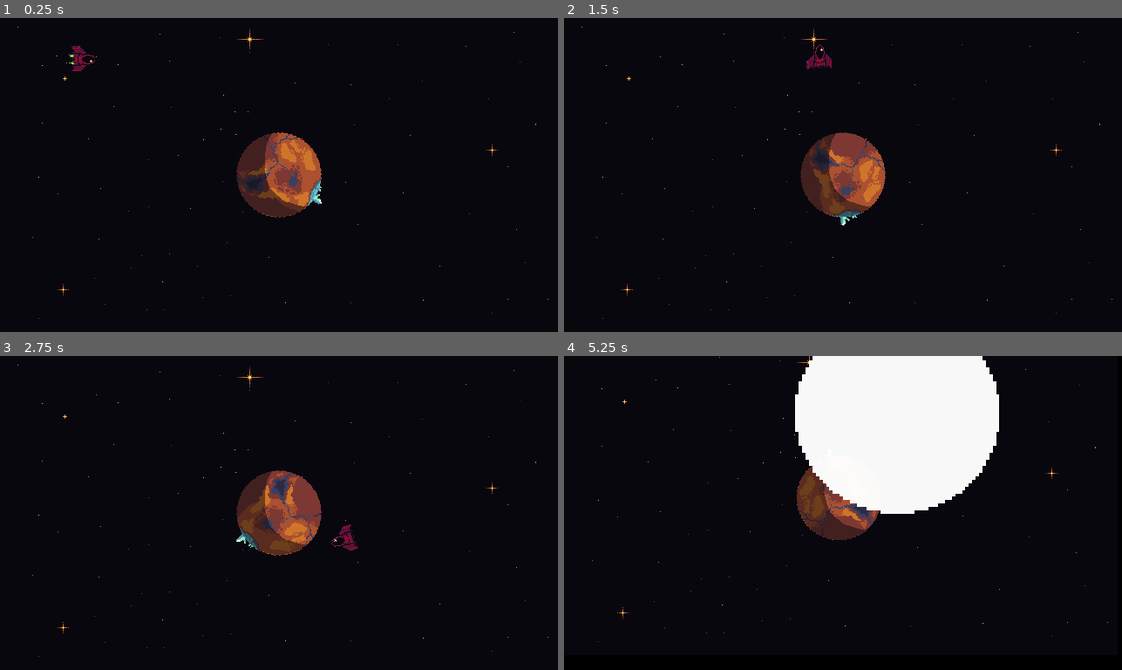
Above: before the commit, frames 1-4 (two rows, left to right).
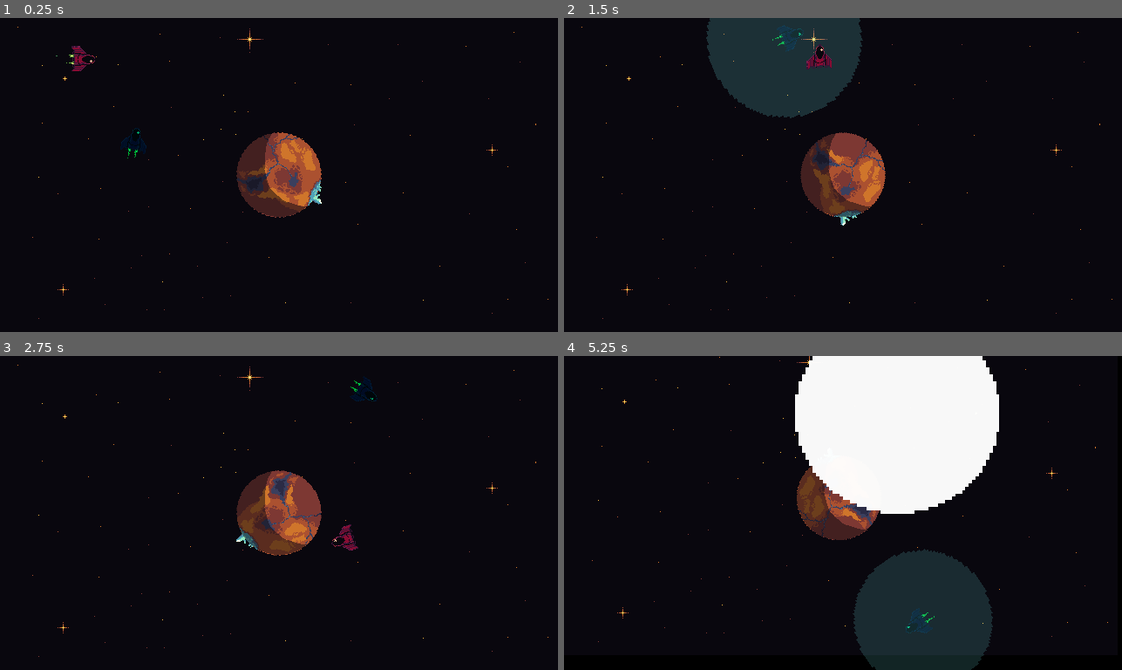
Above: after the commit, the same moments.

Repository: jhysek/brno-game-jam-2026
Game: Godot game, scene res://scenes/planet.tscn
The game is run twice, just before and just after one commit, with the same random seed, the same clock (stepped at 60 frames per second) and the same inputs.
Inputs (mouse positions are in pixels of both pictures, inside the frame that each line leads up to):
- Up to frame 1 (0.25 s): no input
- Up to frame 2 (1.5 s): tap Enter (ui_accept) at 0.5, 0.77 s; move the mouse to (965, 159) at 0.52 s; hold Right (ui_right) 0.53-1.28 s; click (965, 159) at 0.67 s; move the mouse to (731, 190) at 1.27 s; hold Down (ui_down) from 1.28 s (still down)
- Up to frame 3 (2.75 s): tap Enter (ui_accept) at 1.52 s; move the mouse to (334, 443) at 2.02 s; release Down (ui_down) at 2.03 s; hold Right (ui_right) from 2.03 s (still down)
- Up to frame 4 (5.25 s): move the mouse to (815, 575) at 2.77 s; release Right (ui_right) at 2.78 s; hold Up (ui_up) 2.78-3.53 s; click (815, 575) at 2.92 s; tap Enter (ui_accept) at 3.02, 3.77, 4.52 s; move the mouse to (1010, 560) at 3.52 s; hold Left (ui_left) 3.53-5.03 s; move the mouse to (675, 465) at 4.27 s; move the mouse to (870, 513) at 5.02 s; hold Down (ui_down) from 5.03 s (still down); click (870, 513) at 5.17 s

The runs differ from the first frame. In frame 1, less than 0.1% of the frame differs, in the area x 21-27%, y 35-45%; in frame 2, 7.0%; in frame 3, less than 0.1%; in frame 4, 7.9%, in the area x 51-77%, y 61-100%.

Commit message:
WIP: enemy

Diff:
--- a/components/bullet/bullet.gd
+++ b/components/bullet/bullet.gd
@@ -45,5 +45,6 @@
 
 
 func _on_area_entered(area: Area2D) -> void:
-	print("AREA HIT")
-	queue_free()
+	if area.is_in_group("killable"):
+		print("AREA HIT")
+		queue_free()
--- /dev/null
+++ b/components/enemy/enemy.gd
@@ -0,0 +1,10 @@
+extends Area2D
+
+@onready var radar_animation = $Radar/AnimationPlayer
+
+func _on_radar_body_entered(body: Node2D) -> void:
+	if body.is_in_group("EnemyTarget"):
+		print("DETECTED")
+
+func _on_timer_timeout() -> void:
+	radar_animation.play("pulse")
--- /dev/null
+++ b/components/enemy/enemy.tscn
@@ -0,0 +1,127 @@
+[gd_scene format=3 uid="uid://dbsgyxgwq734e"]
+
+[ext_resource type="Script" uid="uid://bte6hvbfhj58a" path="res://components/enemy/enemy.gd" id="1_mdji8"]
+[ext_resource type="Texture2D" uid="uid://bt5k7yyc4c6n6" path="res://components/ship/ship.png" id="1_q6usr"]
+[ext_resource type="Texture2D" uid="uid://cc3ijd4mw6xhq" path="res://components/explosion/explosion.png" id="2_8ajy2"]
+
+[sub_resource type="CircleShape2D" id="CircleShape2D_8ajy2"]
+radius = 34.0147
+
+[sub_resource type="CircleShape2D" id="CircleShape2D_mdji8"]
+radius = 8.246211
+
+[sub_resource type="Animation" id="Animation_8ajy2"]
+length = 0.001
+tracks/0/type = "value"
+tracks/0/imported = false
+tracks/0/enabled = true
+tracks/0/path = NodePath("Visual:modulate")
+tracks/0/interp = 1
+tracks/0/loop_wrap = true
+tracks/0/keys = {
+"times": PackedFloat32Array(0),
+"transitions": PackedFloat32Array(1),
+"update": 0,
+"values": [Color(1, 1, 1, 0)]
+}
+tracks/1/type = "value"
+tracks/1/imported = false
+tracks/1/enabled = true
+tracks/1/path = NodePath("Visual:scale")
+tracks/1/interp = 1
+tracks/1/loop_wrap = true
+tracks/1/keys = {
+"times": PackedFloat32Array(0),
+"transitions": PackedFloat32Array(1),
+"update": 0,
+"values": [Vector2(0.1, 0.1)]
+}
+tracks/2/type = "value"
+tracks/2/imported = false
+tracks/2/enabled = true
+tracks/2/path = NodePath("CollisionShape2D:shape:radius")
+tracks/2/interp = 1
+tracks/2/loop_wrap = true
+tracks/2/keys = {
+"times": PackedFloat32Array(0),
+"transitions": PackedFloat32Array(1),
+"update": 0,
+"values": [8.246211]
+}
+
+[sub_resource type="Animation" id="Animation_xlq87"]
+resource_name = "pulse"
+tracks/0/type = "value"
+tracks/0/imported = false
+tracks/0/enabled = true
+tracks/0/path = NodePath("Visual:modulate")
+tracks/0/interp = 1
+tracks/0/loop_wrap = true
+tracks/0/keys = {
+"times": PackedFloat32Array(0, 0.5, 0.81),
+"transitions": PackedFloat32Array(0.30778608, 0.5358868, 1),
+"update": 0,
+"values": [Color(1, 1, 1, 0), Color(1, 1, 1, 1), Color(1, 1, 1, 0)]
+}
+tracks/1/type = "value"
+tracks/1/imported = false
+tracks/1/enabled = true
+tracks/1/path = NodePath("Visual:scale")
+tracks/1/interp = 1
+tracks/1/loop_wrap = true
+tracks/1/keys = {
+"times": PackedFloat32Array(0, 0.5),
+"transitions": PackedFloat32Array(0.28717458, 1),
+"update": 0,
+"values": [Vector2(0.1, 0.1), Vector2(3, 3)]
+}
+tracks/2/type = "value"
+tracks/2/imported = false
+tracks/2/enabled = true
+tracks/2/path = NodePath("CollisionShape2D:shape:radius")
+tracks/2/interp = 1
+tracks/2/loop_wrap = true
+tracks/2/keys = {
+"times": PackedFloat32Array(0, 0.51, 0.8),
+"transitions": PackedFloat32Array(0.24999996, 1, 1),
+"update": 0,
+"values": [8.246211, 89.08984, 24.28]
+}
+
+[sub_resource type="AnimationLibrary" id="AnimationLibrary_5eic1"]
+_data = {
+&"RESET": SubResource("Animation_8ajy2"),
+&"pulse": SubResource("Animation_xlq87")
+}
+
+[node name="Enemy" type="Area2D" unique_id=366986229 groups=["killable"]]
+script = ExtResource("1_mdji8")
+
+[node name="CollisionShape2D" type="CollisionShape2D" parent="." unique_id=1115781890]
+shape = SubResource("CircleShape2D_8ajy2")
+
+[node name="Visual" type="Sprite2D" parent="." unique_id=451976233]
+modulate = Color(5.77569e-06, 0.9069339, 0.7024293, 1)
+texture = ExtResource("1_q6usr")
+region_enabled = true
+region_rect = Rect2(0, 0, 29, 45)
+
+[node name="Radar" type="Area2D" parent="." unique_id=828328672]
+
+[node name="CollisionShape2D" type="CollisionShape2D" parent="Radar" unique_id=1764751877]
+shape = SubResource("CircleShape2D_mdji8")
+
+[node name="Visual" type="Sprite2D" parent="Radar" unique_id=96102484]
+modulate = Color(1, 1, 1, 0)
+self_modulate = Color(0.48235294, 1, 1, 0.16470589)
+scale = Vector2(0.1, 0.1)
+texture = ExtResource("2_8ajy2")
+
+[node name="AnimationPlayer" type="AnimationPlayer" parent="Radar" unique_id=825926420]
+libraries/ = SubResource("AnimationLibrary_5eic1")
+
+[node name="Timer" type="Timer" parent="." unique_id=193321599]
+autostart = true
+
+[connection signal="body_entered" from="Radar" to="." method="_on_radar_body_entered"]
+[connection signal="timeout" from="Timer" to="." method="_on_timer_timeout"]
--- a/components/planet/planet.gd
+++ b/components/planet/planet.gd
@@ -2,6 +2,7 @@
 
 @export var MASS = 20_000
 @export var ROTATION = 0.25 * PI
+@export var entangled: Node2D = null
 
 @onready var planet = $Visual/Planet
 
@@ -25,5 +26,8 @@
 		resource.rotate(randf() * 2 * PI)
 
 
+
 func _process(delta):
 	planet.rotation += delta * ROTATION
+	if entangled:
+		entangled.rotation += delta * ROTATION
--- a/project.godot
+++ b/project.godot
@@ -33,6 +33,7 @@
 
 Planet=""
 killable=""
+EnemyTarget=""
 
 [physics]
 
--- a/scenes/planet.tscn
+++ b/scenes/planet.tscn
@@ -5,6 +5,7 @@
 [ext_resource type="Texture2D" uid="uid://h1mc1lyy35on" path="res://assets/bg.png" id="2_h8ms6"]
 [ext_resource type="Script" uid="uid://ctw3wx2aj6f13" path="res://scenes/camera_2d.gd" id="3_48b8c"]
 [ext_resource type="PackedScene" uid="uid://0aiw1a8xldfx" path="res://scenes/ship.tscn" id="3_ggt7d"]
+[ext_resource type="PackedScene" uid="uid://dbsgyxgwq734e" path="res://components/enemy/enemy.tscn" id="5_1wmcx"]
 [ext_resource type="PackedScene" uid="uid://cj18jlfeew32e" path="res://components/bullet/bullet.tscn" id="5_48b8c"]
 
 [node name="PlanetScene" type="Node2D" unique_id=2129096246]
@@ -18,7 +19,13 @@
 
 [node name="Bullets" type="Node2D" parent="." unique_id=1678154361]
 
-[node name="Planet" parent="." unique_id=1002271287 instance=ExtResource("1_cktii")]
+[node name="Planet" parent="." unique_id=1002271287 node_paths=PackedStringArray("entangled") instance=ExtResource("1_cktii")]
+entangled = NodePath("../Enemies")
+
+[node name="Enemies" type="Node2D" parent="." unique_id=836671758]
+
+[node name="Enemy" parent="Enemies" unique_id=366986229 instance=ExtResource("5_1wmcx")]
+position = Vector2(-170, 1)
 
 [node name="Ship" parent="." unique_id=713125022 node_paths=PackedStringArray("game", "planet") groups=["killable"] instance=ExtResource("3_ggt7d")]
 position = Vector2(-267, -133)
--- a/scenes/ship.tscn
+++ b/scenes/ship.tscn
@@ -56,7 +56,7 @@
 "speed": 5.0
 }]
 
-[node name="Ship" type="CharacterBody2D" unique_id=713125022]
+[node name="Ship" type="CharacterBody2D" unique_id=713125022 groups=["EnemyTarget"]]
 script = ExtResource("1_2gnfn")
 
 [node name="CollisionShape2D" type="CollisionShape2D" parent="." unique_id=1469735217]
Not shown, added: components/enemy/enemy.gd.uid
